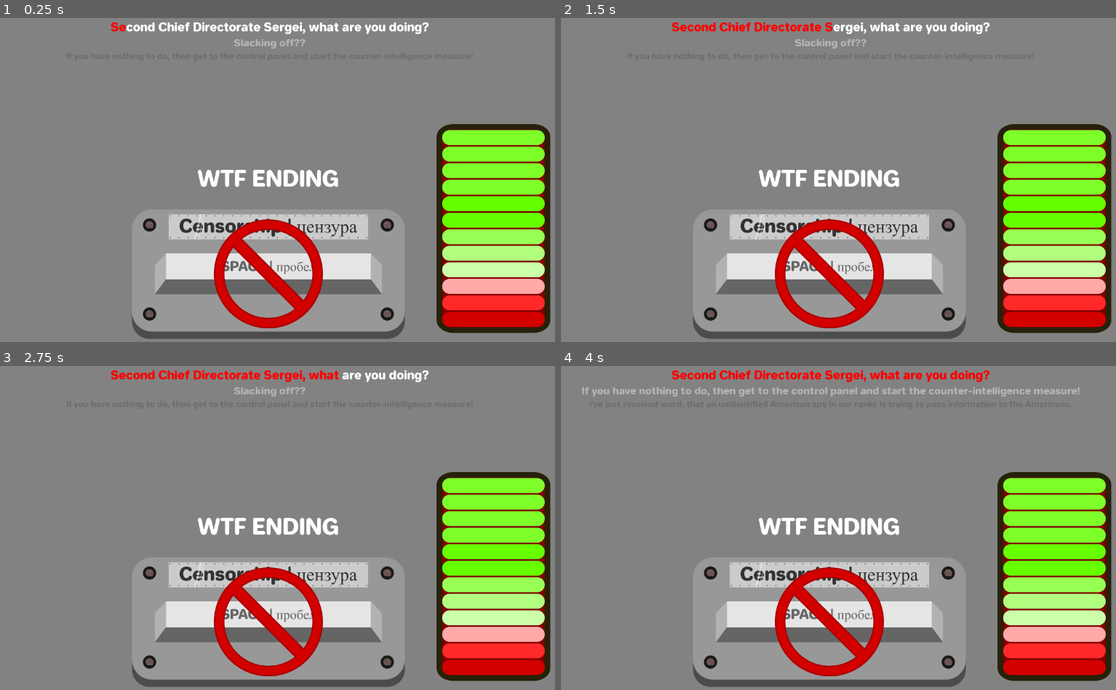
Above: before the commit, frames 1-4 (two rows, left to right).
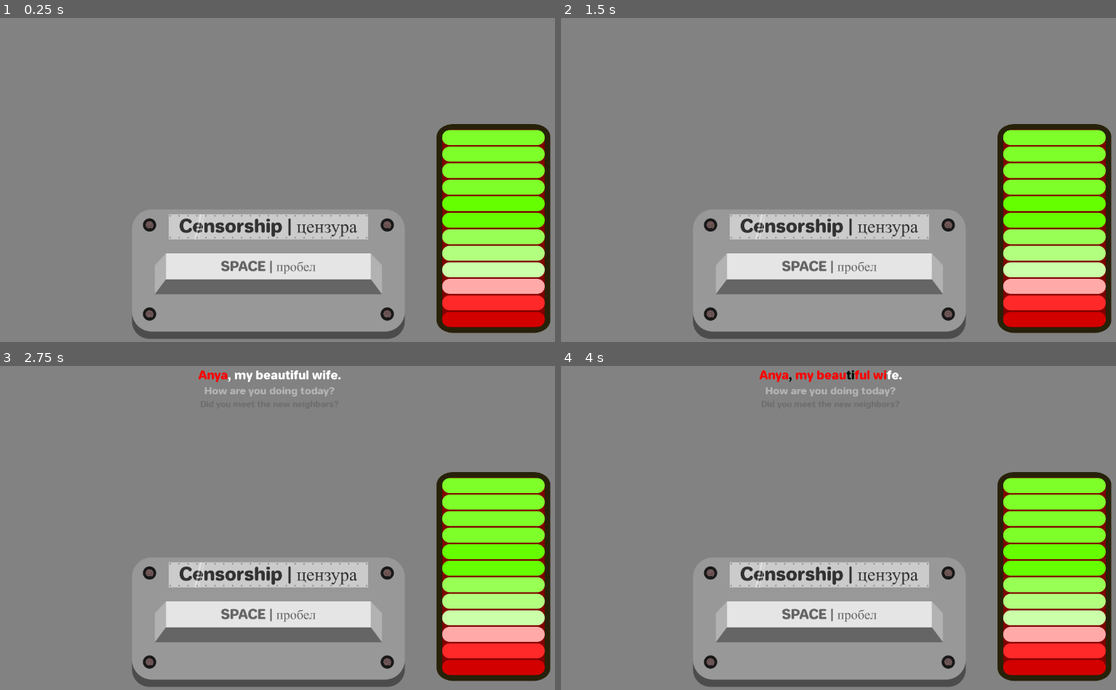
Above: after the commit, the same moments.

Repository: panorb/ludum-dare-49
Game: Godot game, scene res://Game/Game.tscn
The game is run twice, just before and just after one commit, with the same random seed, the same clock (stepped at 60 frames per second) and the same inputs. Sound files missing from this copy of the repository are replaced by a short silence.
Inputs (mouse positions are in pixels of both pictures, inside the frame that each line leads up to):
- Up to frame 1 (0.25 s): no input
- Up to frame 2 (1.5 s): click (827, 273) at 0.52 s; click (827, 273) at 1.27 s
- Up to frame 3 (2.75 s): click (266, 621) at 2.02 s
- Up to frame 4 (4 s): tap Enter at 2.75 s; tap Space at 3.5 s

The runs differ from the first frame. In frame 1, 4.4% of the frame differs, in the area x 19-78%, y 1-96%; in frame 2, 4.4%; in frame 3, 4.6%; in frame 4, 5.1%, in the area x 3-94%, y 1-96%.

Commit message:
AHAAAAAAAAAAAAA

Diff:
--- a/godot/Evaluation/evaluation.gd
+++ b/godot/Evaluation/evaluation.gd
@@ -19,6 +19,8 @@
 	available_information = {}
 	hidden_information = {}
 	leaked_information = {}
+	leaked_information_label.bbcode_text = ""
+
 	penalty_score = 0
 
 	playback.initialize(data, character_name)
--- a/godot/Game/Game.tscn
+++ b/godot/Game/Game.tscn
@@ -50,6 +50,7 @@
 [node name="Evaluation" parent="." instance=ExtResource( 7 )]
 
 [node name="EndingLabel" type="Label" parent="."]
+visible = false
 anchor_right = 1.0
 anchor_bottom = 1.0
 custom_fonts/font = ExtResource( 8 )
--- a/godot/Game/game.gd
+++ b/godot/Game/game.gd
@@ -15,7 +15,7 @@
 func _ready():
 	playback.load_character("russian-officer")
 	censor_button.enabled = false
-	_start_chapter("beginning")
+	_start_chapter("example")
 
 	playback.connect("chapter_ended", self, "_on_chapter_playback_ended")
 	evaluation.connect("evaluation_finished", self, "_on_chapter_evaluation_finished")
@@ -75,24 +75,16 @@
 	if chapter_id == "example-failure":
 		repeat_choice.present()
 
-	if chapter_id == "example-success":
-		# TODO: Übergang zum Amerikaner
+	if chapter_id in ["example-success", "good-luck"]:
+		# Übergang zum Amerikaner
 		playback.load_character("american-spy")
 		_start_chapter("segment-1")
 
 	# Amerikanisches Hauptspiel
-	if chapter_id == "segment-1":
-		# TODO: Auswertung hier einfügen
-		_start_chapter("segment-2")
+	if chapter_id in ["segment-1", "segment-2", "segment-3"]:
+		_start_evaluation(chapter_id, saved_data, "american-spy")
 
-	if chapter_id == "segment-2":
-		# TODO: Auswertung hier einfügen
-		_start_chapter("segment-3")
-
-	if chapter_id == "segment-3":
-		# TODO: Richtiges Ending je nach Penalityanzahl wählen
-		playback.load_character("russian-officer")
-		_start_chapter("ending-wtf")
+var total_american_penalty := 0
 
 func _on_chapter_evaluation_finished(chapter_id : String, penalty_score : int):
 	if chapter_id == "example":
@@ -101,14 +93,32 @@
 		else:
 			_start_chapter("example-success")
 
+	if chapter_id == "segment-1":
+		total_american_penalty += penalty_score
+		_start_chapter("segment-2")
+
+	if chapter_id == "segment-2":
+		total_american_penalty += penalty_score
+		_start_chapter("segment-3")
+
+	if chapter_id == "segment-3":
+		total_american_penalty += penalty_score
+
+		playback.load_character("russian-officer")
+		if total_american_penalty > 12:
+			_start_chapter("ending-bad")
+		elif total_american_penalty > 5:
+			_start_chapter("ending-neutral")
+		else:
+			_start_chapter("ending-good")
+
+
 func _on_RepeatChoice_proceed_selected():
 	if last_ended_chapter in ["beginning", "instructions"]:
 		_start_chapter("example-intro")
 
 	if last_ended_chapter == "example-failure":
-		# TODO: Übergang zum Amerikaner
-		playback.load_character("american-spy")
-		_start_chapter("segment-1")
+		_start_chapter("good-luck")
 
 
 func _on_RepeatChoice_repeat_selected():
--- a/godot/Recordings/american-spy.json
+++ b/godot/Recordings/american-spy.json
@@ -576,7 +576,7 @@
       "end": 85.436,
       "text": "to tighten the reins",
       "segment": 14,
-      "information": "media-surpression",
+      "information": "media-supression",
       "multiplier": 0.5
     },
     {
@@ -602,7 +602,7 @@
       "end": 90.278,
       "text": "\"taking appropriate measures\"",
       "segment": 15,
-      "information": "media-surpression"
+      "information": "media-supression"
     },
     {
       "start": 90.301,
--- a/godot/Recordings/russian-officer.json
+++ b/godot/Recordings/russian-officer.json
@@ -61,7 +61,7 @@
       "penalty": 2
     },
     "food-ingredient": {
-      "barrier": 60,
+      "barrier": 80,
       "message": "Leaked an ingredient of the lunch",
       "penalty": 3
     },
@@ -687,14 +687,14 @@
       "start": 86.866,
       "end": 87.120,
       "text": "rabbit",
-      "segment": 18,
-      "information": "food-ingredient"
+      "segment": 18
     },
     {
       "start": 87.120,
       "end": 88.413,
       "text": "it was -",
-      "segment": 18
+      "segment": 18,
+      "information": "food-ingredient"
     },
     {
       "start": 88.413,
